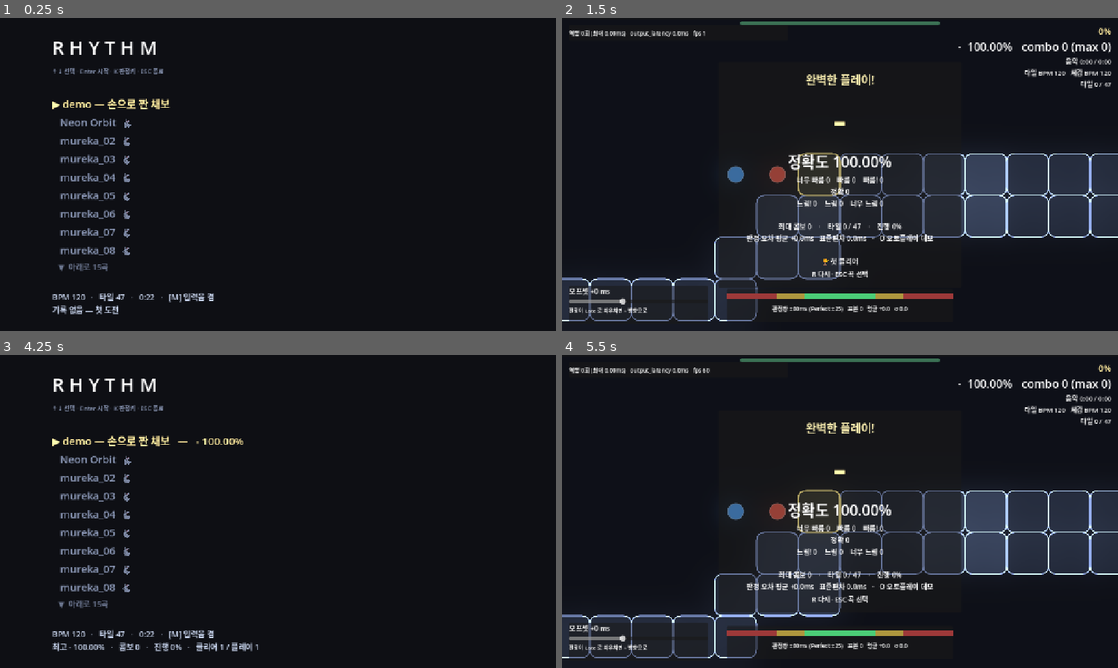
Above: before the commit, frames 1-4 (two rows, left to right).
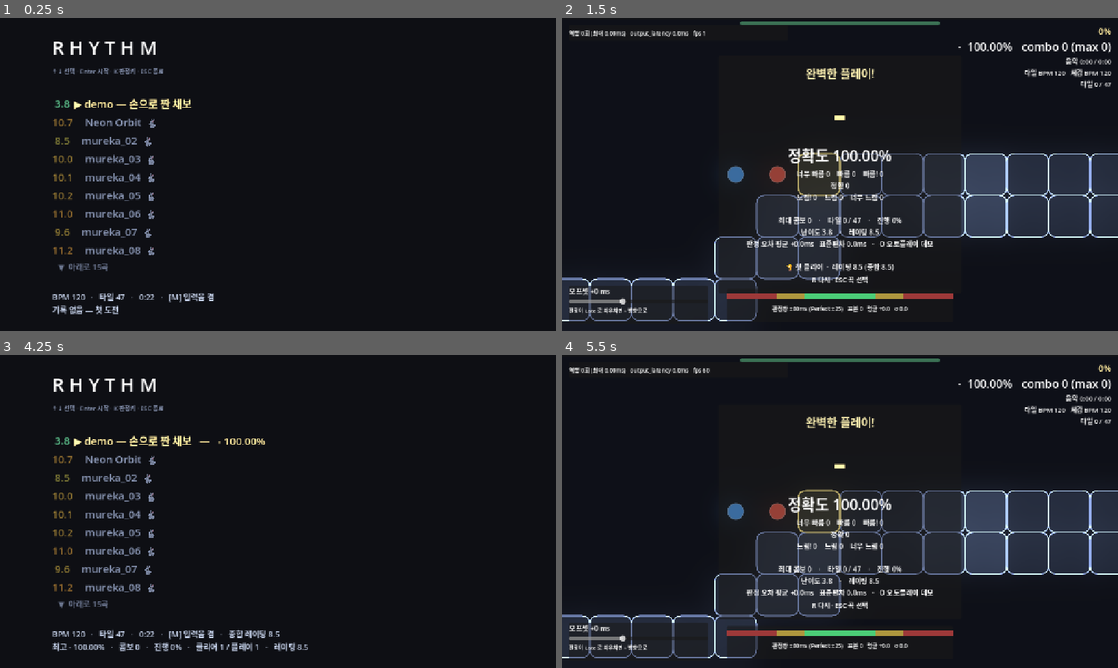
Above: after the commit, the same moments.

Repository: gook-lab/rhythm-godot
Game: Godot game, scene res://scenes/SongSelect.tscn
Two runs of this game, one before a commit and one after it. Both use one fixed random seed, a clock stepped at 60 frames per second and the inputs below. Sound files missing from this copy of the repository are replaced by a short silence.
Inputs (mouse positions are in pixels of both pictures, inside the frame that each line leads up to):
- Up to frame 1 (0.25 s): no input
- Up to frame 2 (1.5 s): tap Enter at 0.5, 0.8, 1.35 s; move the mouse to (962, 158) at 0.52 s; hold D 0.53-1.28 s; tap Q at 0.6 s; click (962, 158) at 0.67 s; tap Space at 0.77, 1.07 s; move the mouse to (728, 190) at 1.27 s; hold Down from 1.28 s (still down)
- Up to frame 3 (4.25 s): tap Space at 1.52, 1.82, 2, 3.02, 3.05, 3.32, 3.5, 3.6, 3.77, 4.07 s; tap Keypad Enter at 1.55, 2.1 s; move the mouse to (333, 442) at 2.02 s; release Down at 2.03 s; hold D 2.03-2.78 s; tap K at 2.3, 2.85 s; tap Enter at 2.75 s; move the mouse to (250, 574) at 2.77 s; hold Up 2.78-3.53 s; click (250, 574) at 2.92 s; move the mouse to (444, 558) at 3.52 s; hold A from 3.53 s (still down); tap Q at 3.8 s; tap Escape at 4.15 s
- Up to frame 4 (5.5 s): move the mouse to (673, 464) at 4.27 s; tap Q at 4.35 s; tap Space at 4.52, 4.82 s; tap Enter at 4.55, 5.1 s; move the mouse to (867, 511) at 5.02 s; release A at 5.03 s; hold Down from 5.03 s (still down); click (867, 511) at 5.17 s; tap Keypad Enter at 5.3 s

The runs differ from the first frame. In frame 1, 2.6% of the frame differs, in the area x 9-35%, y 25-76%; in frame 2, 3.9%, in the area x 33-67%, y 16-88%; in frame 3, 3.0%; in frame 4, 3.8%.

Commit message:
feat(rating): adofai.gg 흡수 — 자동 난이도(1~21)·플레이 레이팅·PP/FC 배지
adofai.gg 는 사람이 매기지만 우리 곡은 전부 파이프라인 산출물이라
잰 숫자로 매긴다(규칙 기반, 성분을 로그에 인용).

- make_charts.difficulty_of: 피크 탭속(2초 창 95백분위) 0.9 + 평균 0.75
  + 한계간격(<130ms) 비율 3.2 + 기술(중간회전·트월·토끼·홀드, 상한).
  로그 혼합은 14곡이 11.1~13.0 으로 뭉쳐 폐기 — 선형으로 8.5~11.2,
  클릭 트랙 1.0~3.8, 데모 7.5. 채보 23개에 difficulty 필드 추가(기하 불변).
- Records.play_rating = 난이도^1.6 x ((acc-70)/30)^2, 실패 0.
  total_rating = 곡별 최고의 내림차순 0.9^i 감쇠 합(osu 방식).
- 배지 PP(전 판정 PERFECT) > FC(미스 0) — 체크포인트 부활 시 배지 없음.
  랭크와 독립 축. 기록엔 최고 배지만(best_badge·best_rating).
- SongSelect: adofai.gg 색 램프 난이도 배지(하늘→보라) + 종합 레이팅 표시.
  결과 화면: 난이도·레이팅·배지 + 신기록 마크.
- 테스트: 단위 9개 추가(194) · SelectRunner 를 HBox 행 구조에 맞춤.
  전체 12단계 스위트 PASS.

Diff:
--- a/charts/demo.tres
+++ b/charts/demo.tres
@@ -9,4 +9,5 @@
 angles = PackedFloat32Array(0, 0, 0, 0, 0, 0, 0, 0, 270, 180, 180, 180, 180, 90, 0, 270, 180, 180, 180, 180, 180, 0, 270, 180, 90, 0, 270, 180, 180, 270, 180, 180, 180, 180, 180, 180, 180, 90, 0, 270, 180, 90, 0, 270, 180, 0, 180, 180)
 start_offset_ms = 2000
 audio = ExtResource("2_audio")
+difficulty = 3.8
 title = "demo — 손으로 짠 채보"
--- a/charts/mureka_01.tres
+++ b/charts/mureka_01.tres
@@ -15,4 +15,5 @@
 hold_tiles = PackedVector2Array(166, 1, 401, 1, 420, 1)
 speed_changes = PackedVector2Array(238, 2, 321, 1, 323, 2, 398, 1)
 speed_display = PackedInt32Array(238, 321, 323, 398)
+difficulty = 10.7
 title = "Neon Orbit"
--- a/charts/mureka_02.tres
+++ b/charts/mureka_02.tres
@@ -15,4 +15,5 @@
 hold_tiles = PackedVector2Array(87, 1)
 speed_changes = PackedVector2Array(356, 2, 407, 1, 408, 2, 479, 1)
 speed_display = PackedInt32Array(408, 479, 356, 407)
+difficulty = 8.5
 title = "mureka_02"
--- a/charts/mureka_03.tres
+++ b/charts/mureka_03.tres
@@ -15,4 +15,5 @@
 hold_tiles = PackedVector2Array(197, 1, 215, 2, 273, 2, 281, 1, 284, 1, 309, 2, 333, 1, 353, 1, 499, 1, 508, 1, 519, 2, 537, 1, 551, 2, 572, 1, 583, 1, 585, 1, 598, 1)
 speed_changes = PackedVector2Array(135, 2, 186, 1, 221, 2, 266, 1)
 speed_display = PackedInt32Array(221, 266, 135, 186)
+difficulty = 10
 title = "mureka_03"
--- a/charts/mureka_04.tres
+++ b/charts/mureka_04.tres
@@ -15,4 +15,5 @@
 hold_tiles = PackedVector2Array(3, 1, 25, 1, 28, 1, 33, 1, 35, 3, 121, 1, 150, 1, 182, 1, 226, 1, 275, 1, 280, 1, 334, 1, 373, 1, 437, 1, 493, 1, 541, 1)
 speed_changes = PackedVector2Array(78, 2, 121, 1, 183, 2, 226, 1)
 speed_display = PackedInt32Array(183, 226, 78, 121)
+difficulty = 10.1
 title = "mureka_04"
--- a/charts/mureka_05.tres
+++ b/charts/mureka_05.tres
@@ -15,4 +15,5 @@
 hold_tiles = PackedVector2Array(6, 1)
 speed_changes = PackedVector2Array(153, 2, 291, 1, 411, 2, 569, 1)
 speed_display = PackedInt32Array(411, 569, 153, 291)
+difficulty = 10.2
 title = "mureka_05"
--- a/charts/mureka_06.tres
+++ b/charts/mureka_06.tres
@@ -14,4 +14,5 @@
 checkpoint_tiles = PackedInt32Array(76, 178, 280, 451, 592)
 speed_changes = PackedVector2Array(1, 1.04032714, 36, 0.830164355, 53, 0.990750711, 169, 1.56365892, 175, 1.34290319, 177, 1, 180, 2, 278, 1, 316, 2, 484, 1)
 speed_display = PackedInt32Array(1, 36, 53, 169, 175, 177, 316, 484, 180, 278)
+difficulty = 11
 title = "mureka_06"
--- a/charts/mureka_07.tres
+++ b/charts/mureka_07.tres
@@ -15,4 +15,5 @@
 hold_tiles = PackedVector2Array(74, 1, 149, 1, 280, 1, 340, 2, 619, 1)
 speed_changes = PackedVector2Array(1, 1.00151099, 67, 1.00655699, 99, 1.00070374, 205, 1.0095236, 228, 0.998443902, 276 …(253 unchanged characters)…
 speed_display = PackedInt32Array(1, 67, 99, 205, 228, 276, 294, 308, 321, 427, 446, 567, 598, 623, 644, 656, 679, 396, 537, 341, 394)
+difficulty = 9.6
 title = "mureka_07"
--- a/charts/mureka_08.tres
+++ b/charts/mureka_08.tres
@@ -15,4 +15,5 @@
 hold_tiles = PackedVector2Array(146, 1, 206, 1, 237, 1, 273, 1, 331, 1)
 speed_changes = PackedVector2Array(274, 2, 331, 1, 333, 2, 398, 1)
 speed_display = PackedInt32Array(274, 331, 333, 398)
+difficulty = 11.2
 title = "mureka_08"
--- a/charts/mureka_09.tres
+++ b/charts/mureka_09.tres
@@ -15,4 +15,5 @@
 hold_tiles = PackedVector2Array(18, 1, 44, 1, 96, 1, 97, 1, 118, 1, 130, 1, 145, 1, 204, 1, 260, 1, 281, 1, 293, 1, 306, 1, 322, 1, 340, 1, 362, 1, 395, 1, 425, 2, 477, 1, 500, 1, 511, 1, 518, 1, 519, 1, 543, 1, 566, 1)
 speed_changes = PackedVector2Array(1, 0.98638295, 3, 0.998125826, 4, 1.03055021, 5, 0.98638295, 9, 1.05684028, 10, 0.98 …(3462 unchanged characters)…
 speed_display = PackedInt32Array(-1)
+difficulty = 10.9
 title = "mureka_09"
--- a/charts/mureka_10.tres
+++ b/charts/mureka_10.tres
@@ -15,4 +15,5 @@
 hold_tiles = PackedVector2Array(91, 1, 97, 1, 149, 1, 210, 1, 294, 2, 296, 1, 300, 1, 304, 1, 455, 1, 518, 1, 575, 1, 631, 1)
 speed_changes = PackedVector2Array(1, 0.99805299, 12, 1.00369183, 25, 1, 213, 2, 294, 1, 456, 2, 517, 1)
 speed_display = PackedInt32Array(1, 12, 25, 456, 517, 213, 294)
+difficulty = 9.8
 title = "mureka_10"
--- a/charts/mureka_11.tres
+++ b/charts/mureka_11.tres
@@ -15,4 +15,5 @@
 hold_tiles = PackedVector2Array(526, 1)
 speed_changes = PackedVector2Array(230, 2, 318, 1, 344, 2, 431, 1, 588, 0.660805786, 589, 0.499981571)
 speed_display = PackedInt32Array(588, 589, 230, 318, 344, 431)
+difficulty = 9.9
 title = "mureka_11"
--- a/charts/mureka_12.tres
+++ b/charts/mureka_12.tres
@@ -15,4 +15,5 @@
 hold_tiles = PackedVector2Array(234, 1, 282, 1, 472, 1, 492, 1, 581, 1)
 speed_changes = PackedVector2Array(1, 1.00051108, 37, 0.993642138, 67, 1, 493, 2, 556, 1, 582, 2, 653, 1)
 speed_display = PackedInt32Array(1, 37, 67, 582, 653, 493, 556)
+difficulty = 10.4
 title = "mureka_12"
--- a/charts/mureka_13.tres
+++ b/charts/mureka_13.tres
@@ -15,4 +15,5 @@
 hold_tiles = PackedVector2Array(65, 1, 67, 1, 119, 1, 158, 1, 167, 3, 256, 3, 273, 1, 288, 1, 380, 1, 437, 1, 472, 1, 527, 1, 535, 1, 577, 3)
 speed_changes = PackedVector2Array(168, 2, 216, 1, 312, 2, 380, 1)
 speed_display = PackedInt32Array(312, 380, 168, 216)
+difficulty = 9.2
 title = "mureka_13"
--- a/charts/mureka_14.tres
+++ b/charts/mureka_14.tres
@@ -15,4 +15,5 @@
 hold_tiles = PackedVector2Array(146, 1, 171, 4, 391, 1, 409, 7, 518, 1, 520, 1, 540, 1, 554, 1, 557, 4, 597, 3, 623, 2, 626, 1, 663, 1)
 speed_changes = PackedVector2Array(1, 0.502638132, 47, 0.585842821, 59, 0.499659058, 274, 0.667992516, 360, 0.820977277, 362, 1)
 speed_display = PackedInt32Array(1, 47, 59, 274, 360, 362)
+difficulty = 8.6
 title = "mureka_14"
--- a/charts/song140.tres
+++ b/charts/song140.tres
@@ -12,4 +12,5 @@
 midspin_tiles = PackedInt32Array(5, 14, 23, 32, 39, 41, 43, 47, 48, 52, 54, 57, 59, 61, 63, 65, 69, 70, 72, 74, 76, 80, 81, 85, 94, 103, 112, 118, 120, 122, 126, 130, 132, 134, 138, 142, 144, 146, 150, 154, 156, 158, 162, 170, 171, 172, 173)
 checkpoint_tiles = PackedInt32Array(88)
 speed_changes = PackedVector2Array(117, 1.5, 165, 1, 171, 0.7)
+difficulty = 7.5
 title = "칩튠 140 — 멜로디 채보"
--- a/charts/t01_straight.tres
+++ b/charts/t01_straight.tres
@@ -9,4 +9,5 @@
 angles = PackedFloat32Array(0, 0, 0)
 start_offset_ms = 2000
 audio = ExtResource("2_audio")
+difficulty = 1
 title = "01 직선"
--- a/charts/t02_uturn.tres
+++ b/charts/t02_uturn.tres
@@ -9,4 +9,5 @@
 angles = PackedFloat32Array(0, 0, 180, 180)
 start_offset_ms = 2000
 audio = ExtResource("2_audio")
+difficulty = 1.7
 title = "02 U턴 2박"
--- a/charts/t03_ninety.tres
+++ b/charts/t03_ninety.tres
@@ -9,4 +9,5 @@
 angles = PackedFloat32Array(0, 0, 90, 90, 90)
 start_offset_ms = 2000
 audio = ExtResource("2_audio")
+difficulty = 1.9
 title = "03 90도 1.5박"
--- a/charts/t04_mixed.tres
+++ b/charts/t04_mixed.tres
@@ -9,4 +9,5 @@
 angles = PackedFloat32Array(0, 0, 270, 180, 180, 270, 180, 0, 0, 0)
 start_offset_ms = 2000
 audio = ExtResource("2_audio")
+difficulty = 2.5
 title = "04 혼합"
--- a/charts/t05_square.tres
+++ b/charts/t05_square.tres
@@ -9,4 +9,5 @@
 angles = PackedFloat32Array(0, 0, 270, 180, 90, 0, 0, 0)
 start_offset_ms = 2000
 audio = ExtResource("2_audio")
+difficulty = 3.8
 title = "05 사각형(90도 4연속)"
--- a/charts/t06_hold.tres
+++ b/charts/t06_hold.tres
@@ -11,4 +11,5 @@
 audio = ExtResource("2_audio")
 checkpoint_tiles = PackedInt32Array(4)
 hold_tiles = PackedVector2Array(2, 1, 5, 2)
+difficulty = 1.1
 title = "06 홀드"
--- a/charts/t07_three.tres
+++ b/charts/t07_three.tres
@@ -10,4 +10,5 @@
 angles = PackedFloat32Array(0, 60, 120, 180, 240, 300, 0, 60, 60)
 start_offset_ms = 2000
 audio = ExtResource("2_audio")
+difficulty = 2.6
 title = "07 삼행성"
--- a/scripts/Chart.gd
+++ b/scripts/Chart.gd
@@ -108,6 +108,10 @@
 
 @export var title: String = ""
 
+## 자동 산정 난이도 (adofai.gg 의 1~21 스케일 차용, make_charts.difficulty_of).
+## 0 = 미산정(구버전 채보) — 화면은 "-" 로 표시하고 레이팅 계산에서 뺀다.
+@export var difficulty: float = 0.0
+
 
 ## 인스펙터에서 필드를 빠뜨렸는지 한 곳에서 확인한다.
 func is_valid() -> bool:
--- a/scripts/Main.gd
+++ b/scripts/Main.gd
@@ -726,6 +726,17 @@
 	if _replay_mode:
 		_r_headline.modulate = Color(0.7, 0.9, 1.0)
 	var prog := clampf(_progress_pct(), 0.0, 100.0)
+	# 레이팅·배지 (adofai.gg 차용). 실패는 레이팅 0 — '클리어의 질'의 지표라서다.
+	# PP = 전 판정 PERFECT · FC = 미스 없음. 체크포인트를 썼으면 배지 없음 —
+	# 부활로 이어붙인 노미스는 노미스가 아니다.
+	var rating := 0.0 if failed else Records.play_rating(chart.difficulty, acc)
+	var badge := ""
+	if not failed and _checkpoints_used == 0 and _score.total > 0:
+		var misses := _score.count_of(Judge.Verdict.TOO_EARLY) \
+			+ _score.count_of(Judge.Verdict.TOO_LATE)
+		if misses == 0:
+			badge = "PP" if _score.count_of(Judge.Verdict.PERFECT) == _score.total \
+				else "FC"
 	_song_progress.value = prog
 	_r_rank.text = rank
 	_r_acc.text = "정확도 %.2f%%" % acc
@@ -751,6 +762,9 @@
 			_score.max_combo, _score.total, _judged_total, prog]
 		# 체크포인트를 밝히지 않으면 무한 부활로 낸 S 와 한 번에 낸 S 가 같아 보인다.
 		+ ("체크포인트 %d회 사용\n" % _checkpoints_used if _checkpoints_used > 0 else "")
+		+ ("난이도 %.1f    ·    레이팅 %.1f%s\n" % [chart.difficulty, rating,
+			"    ·    ✦ " + badge if badge != "" else ""]
+			if chart.difficulty > 0.0 else "")
 		+ "판정 오차 평균 %+.1fms   표준편차 %.1fms" % [s.mean, s.sd]
 		+ ("\n\nV 내 플레이 리플레이" if _last_replay.size() > 0 else "")
 		+ "   ·   O 오토플레이 데모"
@@ -764,10 +778,15 @@
 	# 덮어쓴 사고가 있었다(스크린샷 증거). 본 게 아니라 '친 것'만 기록이다.
 	if _real_play and not _replay_mode and not _auto_mode:
 		var imp: Dictionary = Records.record_play(
-			GameState.selected_chart, acc, rank, _score.max_combo, prog, not failed)
+			GameState.selected_chart, acc, rank, _score.max_combo, prog,
+			not failed, rating, badge)
 		var marks := PackedStringArray()
 		if imp.has("first_clear"):
 			marks.append("첫 클리어")
+		if imp.has("badge") and badge != "":
+			marks.append("배지 %s 획득" % badge)
+		if imp.has("rating") and rating > 0.0:
+			marks.append("레이팅 %.1f (종합 %.1f)" % [rating, Records.total_rating()])
 		if imp.has("rank") and str(imp.rank) != "-":
 			marks.append("랭크 %s → %s" % [imp.rank, rank])
 		if imp.has("acc"):
--- a/scripts/Records.gd
+++ b/scripts/Records.gd
@@ -60,6 +60,45 @@
 
 static func rank_index(r: String) -> int:
 	return maxi(RANKS.find(r), 0)
+
+
+## 클리어 배지 서열 (adofai.gg 차용). PP = 전 타일 PERFECT,
+## FC = 미스·체크포인트 없이 클리어. 랭크(정확도 가중)와 축이 다르다 —
+## E/L 섞인 노미스(FC인데 A랭크)와 미스 낀 고정확(S인데 배지 없음)이 갈린다.
+const BADGES := ["", "FC", "PP"]
+
+static func badge_index(b: String) -> int:
+	return maxi(BADGES.find(b), 0)
+
+
+## 플레이 레이팅 (adofai.gg 의 '난이도x정확도' 곡선을 단순화).
+## 난이도^1.6: 어려운 곡 클리어가 지수적으로 크다.
+## 정확도 곡선 ((acc-70)/30)^2: 70% 이하 0, 100% 에서 1 — 고정확 구간을
+## 가파르게 해 '겨우 클리어'와 '정밀 클리어'를 가른다 (100%: x1, 95%: x0.69,
+## 90%: x0.44, 80%: x0.11). 미클리어는 호출부가 0 으로 처리한다.
+static func play_rating(difficulty: float, acc: float) -> float:
+	if difficulty <= 0.0:
+		return 0.0   # 미산정 채보(구버전)는 레이팅 없음
+	var a := clampf((acc - 70.0) / 30.0, 0.0, 1.0)
+	return pow(difficulty, 1.6) * a * a
+
+
+## 종합 레이팅: 곡별 최고 레이팅을 내림차순으로 0.9^i 감쇠 합산 (osu/adofai.gg
+## 방식). 같은 곡을 갈아서 올리는 데 상한이 있고, 여러 곡을 도는 게 유리해진다.
+func total_rating() -> float:
+	var rs: Array[float] = []
+	for r in _charts.values():
+		var v := float((r as Dictionary).get("best_rating", 0.0))
+		if v > 0.0:
+			rs.append(v)
+	rs.sort()
+	rs.reverse()
+	var sum := 0.0
+	var w := 1.0
+	for v in rs:
+		sum += v * w
+		w *= 0.9
+	return sum
 
 
 ## 이 키가 지금 바인딩에서 판정키인가.
@@ -90,7 +129,7 @@
 ## 결과 화면의 신기록 표시용. 키가 있으면 갱신, 값은 이전 최고치.
 ##   {acc: 이전값, combo: 이전값, progress: 이전값, rank: 이전랭크, first_clear: true}
 func record_play(path: String, acc: float, rank: String, combo: int,
-		progress: float, cleared: bool) -> Dictionary:
+		progress: float, cleared: bool, rating := 0.0, badge := "") -> Dictionary:
 	var r: Dictionary = _charts.get(path, {
 		"plays": 0, "clears": 0,
 		"best_acc": -1.0, "best_rank": "-", "best_combo": 0, "best_progress": 0.0,
@@ -101,6 +140,12 @@
 		r.clears = int(r.clears) + 1
 		if int(r.clears) == 1:
 			improved["first_clear"] = true
+	if rating > float(r.get("best_rating", 0.0)):
+		improved["rating"] = float(r.get("best_rating", 0.0))
+		r.best_rating = rating
+	if badge_index(badge) > badge_index(str(r.get("best_badge", ""))):
+		improved["badge"] = str(r.get("best_badge", ""))
+		r.best_badge = badge
 	if acc > float(r.best_acc):
 		if float(r.best_acc) >= 0.0:
 			improved["acc"] = float(r.best_acc)
--- a/scripts/SongSelect.gd
+++ b/scripts/SongSelect.gd
@@ -60,6 +60,7 @@
 					"bpm": c.bpm,
 					"tiles": c.angles.size() - 1,
 					"secs": ht[ht.size() - 1] / 1000.0 if ht.size() > 0 else 0.0,
+					"diff": c.difficulty,
 					"speed": c.speed_changes.size() > 0,
 					# 원곡 오디오 여부. 채보 스키마엔 없지만 채널 수가 그대로
 					# 구분자다 — 신스 렌더는 전부 모노(write_wav 기본), 원곡
@@ -101,6 +102,15 @@
 		_list.add_child(_more_label("▲  위로 %d곡" % lo))
 	for i in range(lo, hi):
 		var e: Dictionary = _entries[i]
+		var row := HBoxContainer.new()
+		# 난이도 배지 (adofai.gg 색 램프). 제목과 다른 라벨인 이유: Label 은
+		# 한 색이라 한 라벨로는 '배지만 난이도색, 제목은 선택색'이 안 된다.
+		var d := Label.new()
+		d.text = "%4.1f " % e.diff if float(e.diff) > 0.0 else "  -  "
+		d.add_theme_font_size_override("font_size", 24)
+		var dc := _diff_color(float(e.diff))
+		d.modulate = dc if i == _sel else dc * Color(0.62, 0.62, 0.62)
+		row.add_child(d)
 		var l := Label.new()
 		var mark := "▶ " if i == _sel else "   "
 		# 🎵 = 원곡 오디오가 흐르는 곡. 어느 곡이 '진짜 노래'인지 고르기 전에 보여야
@@ -112,16 +122,20 @@
 			l.modulate = Color(1.15, 1.05, 0.7)
 		else:
 			l.modulate = Color(0.55, 0.6, 0.72)
-		_list.add_child(l)
+		row.add_child(l)
+		_list.add_child(row)
 	if hi < _entries.size():
 		_list.add_child(_more_label("▼  아래로 %d곡" % (_entries.size() - hi)))
 	if _entries.is_empty():
 		_info.text = "차트가 없다 — python3 tools/make_charts.py"
 		return
 	var e: Dictionary = _entries[_sel]
-	_info.text = "BPM %.0f   ·   타일 %d   ·   %d:%02d   ·   [M] 입력음 %s\n%s" % [
+	var total := Records.total_rating()
+	_info.text = "BPM %.0f   ·   타일 %d   ·   %d:%02d   ·   [M] 입력음 %s%s\n%s" % [
 		e.bpm, e.tiles, int(e.secs) / 60, int(e.secs) % 60,
-		"켬" if Records.sfx_enabled else "끔", _record_line(e.path)]
+		"켬" if Records.sfx_enabled else "끔",
+		"   ·   종합 레이팅 %.1f" % total if total > 0.0 else "",
+		_record_line(e.path)]
 
 
 ## 창 위아래의 '더 있음' 표시. 곡 행보다 작고 흐리게 — 고를 수 없는 줄이기 때문이다.
@@ -133,13 +147,34 @@
 	return l
 
 
+## 난이도 -> 색 (adofai.gg 램프 차용: 하늘 → 초록 → 노랑 → 주황 → 빨강 → 보라).
+## 구간 선형 보간 — 표가 곧 정의라 상수 색을 하드코딩해도 흩어지지 않는다.
+const DIFF_RAMP: Array = [
+	[1.0, Color(0.35, 0.85, 0.95)], [5.0, Color(0.45, 0.9, 0.5)],
+	[9.0, Color(0.95, 0.85, 0.35)], [13.0, Color(0.95, 0.55, 0.25)],
+	[17.0, Color(0.95, 0.3, 0.3)], [20.0, Color(0.75, 0.35, 0.95)],
+]
+
+static func _diff_color(d: float) -> Color:
+	if d <= 0.0:
+		return Color(0.5, 0.55, 0.65)
+	for k in range(1, DIFF_RAMP.size()):
+		if d <= float(DIFF_RAMP[k][0]):
+			var a: Array = DIFF_RAMP[k - 1]
+			var t := (d - float(a[0])) / (float(DIFF_RAMP[k][0]) - float(a[0]))
+			return (a[1] as Color).lerp(DIFF_RAMP[k][1] as Color, clampf(t, 0.0, 1.0))
+	return DIFF_RAMP[-1][1]
+
+
 ## 목록 행 끝에 붙는 기록 요약. 클리어했으면 랭크가, 못 했으면 진행도가 성적표다.
 func _record_tail(path: String) -> String:
 	var r := Records.get_record(path)
 	if r.is_empty():
 		return ""
 	if int(r.get("clears", 0)) > 0:
-		return "   —   %s %.2f%%" % [r.get("best_rank", "-"), float(r.get("best_acc", 0.0))]
+		var b := str(r.get("best_badge", ""))
+		return "   —   %s %.2f%%%s" % [r.get("best_rank", "-"),
+			float(r.get("best_acc", 0.0)), "  ✦" + b if b != "" else ""]
 	return "   —   진행 %.0f%%" % float(r.get("best_progress", 0.0))
 
 
@@ -148,10 +183,12 @@
 	var r := Records.get_record(path)
 	if r.is_empty():
 		return "기록 없음 — 첫 도전"
-	return "최고 %s %.2f%%   ·   콤보 %d   ·   진행 %.0f%%   ·   클리어 %d / 플레이 %d" % [
+	var rat := float(r.get("best_rating", 0.0))
+	return "최고 %s %.2f%%   ·   콤보 %d   ·   진행 %.0f%%   ·   클리어 %d / 플레이 %d%s" % [
 		r.get("best_rank", "-"), float(r.get("best_acc", 0.0)),
 		int(r.get("best_combo", 0)), float(r.get("best_progress", 0.0)),
-		int(r.get("clears", 0)), int(r.get("plays", 0))]
+		int(r.get("clears", 0)), int(r.get("plays", 0)),
+		"   ·   레이팅 %.1f" % rat if rat > 0.0 else ""]
 
 
 func _input(event: InputEvent) -> void:
--- a/tests/SelectRunner.gd
+++ b/tests/SelectRunner.gd
@@ -97,8 +97,15 @@
 		var shown := false
 		var rows := 0
 		for ch in sel.get_node("Margin/VBox/List").get_children():
-			var t: String = (ch as Label).text
-			if t.begins_with("▶ ") and t.contains(want):
+			# 곡 줄은 HBox(난이도 배지 + 제목), '더 있음' 줄은 Label 하나다.
+			var t := ""
+			if ch is Label:
+				t = (ch as Label).text
+			else:
+				for sub in ch.get_children():
+					if sub is Label:
+						t += (sub as Label).text
+			if t.contains("▶ ") and t.contains(want):
 				shown = true
 			if not t.strip_edges().begins_with("▲") and not t.strip_edges().begins_with("▼"):
 				rows += 1
--- a/tests/run_tests.gd
+++ b/tests/run_tests.gd
@@ -688,6 +688,32 @@
 	ok(str(rec.best_rank) == "P" and absf(float(rec.best_acc) - 99.2) < 1e-4,
 		"랭크·정확도 최고치가 독립으로 유지")
 
+	# 레이팅 (adofai.gg 차용): 난이도·정확도에 단조 증가, 70% 이하 0, 실패 0.
+	print("Records — 레이팅 · 배지")
+	# --script 모드엔 autoload 가 없어 인스턴스(r)로 정적 함수를 부른다.
+	var rt: float = r.play_rating(10.0, 100.0)
+	ok(absf(rt - pow(10.0, 1.6)) < 1e-6, "만점 레이팅 = 난이도^1.6 (%.1f)" % rt)
+	ok(r.play_rating(10.0, 95.0) < rt
+		and r.play_rating(10.0, 95.0) > r.play_rating(10.0, 90.0),
+		"정확도에 단조 증가")
+	ok(r.play_rating(12.0, 95.0) > r.play_rating(10.0, 95.0),
+		"난이도에 단조 증가")
+	ok(r.play_rating(10.0, 70.0) == 0.0 and r.play_rating(0.0, 100.0) == 0.0,
+		"70% 이하·미산정 난이도는 0")
+	# 배지 서열 PP > FC > 없음, 기록은 최고 배지만 유지.
+	imp = r.record_play("c3", 96.0, "S", 80, 100.0, true, 20.0, "FC")
+	ok(imp.has("badge") and imp.has("rating"), "첫 FC·레이팅 갱신 감지")
+	imp = r.record_play("c3", 94.0, "A", 70, 100.0, true, 15.0, "")
+	ok(not imp.has("badge") and not imp.has("rating"), "하향 배지·레이팅은 갱신 없음")
+	imp = r.record_play("c3", 99.0, "P", 90, 100.0, true, 30.0, "PP")
+	ok(imp.has("badge") and str(imp.badge) == "FC", "PP 가 FC 를 덮으며 이전값 반환")
+	ok(str(r.get_record("c3").best_badge) == "PP", "최고 배지 PP 유지")
+	# 종합 레이팅: 내림차순 0.9^i 감쇠 합 — 최고 한 곡 < 종합 <= 산술 합.
+	r.record_play("c4", 100.0, "P", 50, 100.0, true, 10.0, "PP")
+	var total: float = r.total_rating()
+	ok(absf(total - (30.0 + 10.0 * 0.9)) < 1e-6,
+		"종합 = 30 + 10x0.9 (%.1f)" % total)
+
 	# 저장 -> 새 인스턴스로 로드 (왕복)
 	var r2: Node = load("res://scripts/Records.gd").new()
 	r2.save_path = TEST_PATH
